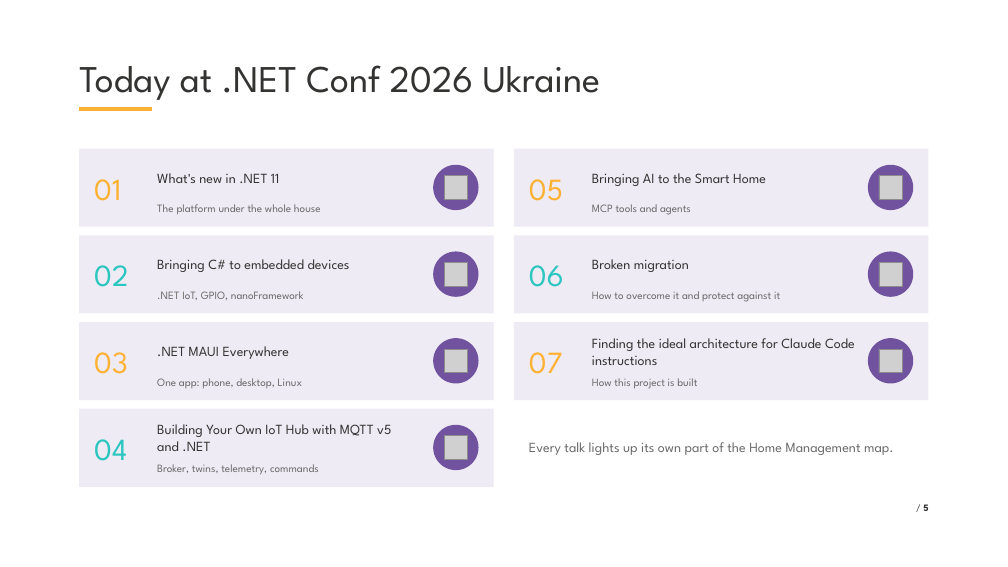
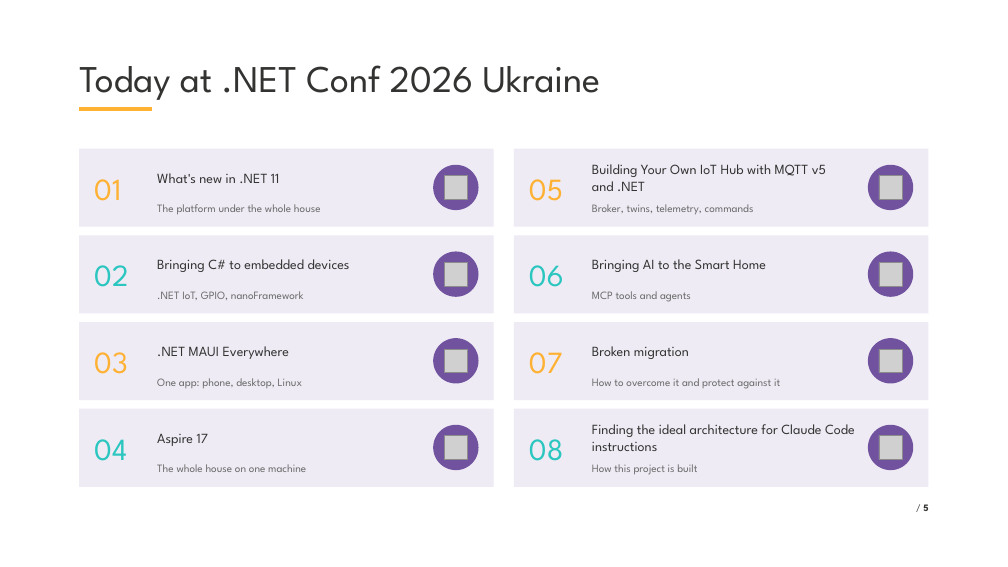
Before and after one commit to VladislavAntonyuk/HomeManagement, a slide deck: slide 5 of .NET Conf 2026 - Ukraine.pptx. Drawn at 1008x567 pixels with LibreOffice and Linux fonts; fonts in the diff are those of the drawing; grey boxes stand for pictures; background and template pictures are left out. Boxes give left, top, right and bottom in pixels: in the first picture for what was removed or moved away, otherwise in the second. Text is boxed around its words. In the diff, an @@ line names an element or a change of style, - is before the commit and + after.

```diff
--- a/.NET Conf 2026 - Ukraine.pptx
+++ b/.NET Conf 2026 - Ukraine.pptx
@@ text at bbox=[592, 164, 826, 191]: text changed @@
-Bringing AI to the Smart Home
+Building Your Own IoT Hub with MQTT v5 and .NET
@@ text at bbox=[592, 204, 754, 214]: text changed @@
-MCP tools and agents
+Broker, twins, telemetry, commands
@@ text at bbox=[592, 259, 766, 272]: text changed @@
-Broken migration
+Bringing AI to the Smart Home
@@ text at bbox=[592, 291, 691, 302]: text changed @@
-How to overcome it and protect against it
+MCP tools and agents
@@ text at bbox=[592, 346, 689, 359]: text changed @@
-Finding the ideal architecture for Claude Code instructions
+Broken migration
@@ text at bbox=[592, 378, 780, 389]: text changed @@
-How this project is built
+How to overcome it and protect against it
@@ rectangle: place and size @@
-rectangle at bbox=[529, 442, 894, 455]
+rectangle at bbox=[514, 409, 928, 487]
@@ rectangle at bbox=[514, 409, 928, 487]: fill none to #EEEBF4 @@
@@ text at bbox=[157, 433, 209, 446]: text changed @@
-Building Your Own IoT Hub with MQTT v5 and .NET
+Aspire 17
@@ text in rectangle at bbox=[529, 442, 894, 455]: text removed @@
-Every talk lights up its own part of the Home Management map.
@@ text added at bbox=[529, 439, 564, 461], 44 pt, text #2BC6BF @@
+08
@@ text added at bbox=[592, 424, 855, 451], 20 pt, text #333332 @@
+Finding the ideal architecture for Claude Code instructions
@@ ellipse added at bbox=[868, 425, 913, 470], fill #70529F @@
@@ picture added at bbox=[879, 436, 903, 460] @@
@@ text at bbox=[157, 464, 306, 472]: text changed @@
-Broker, twins, telemetry, commands
+The whole house on one machine
@@ text added at bbox=[592, 464, 697, 474], 16 pt, text #6B6B6B @@
+How this project is built
```
Also in this commit, not shown: 17 other slides changed, 10 slides added, 5 slides removed, 38 other files.
